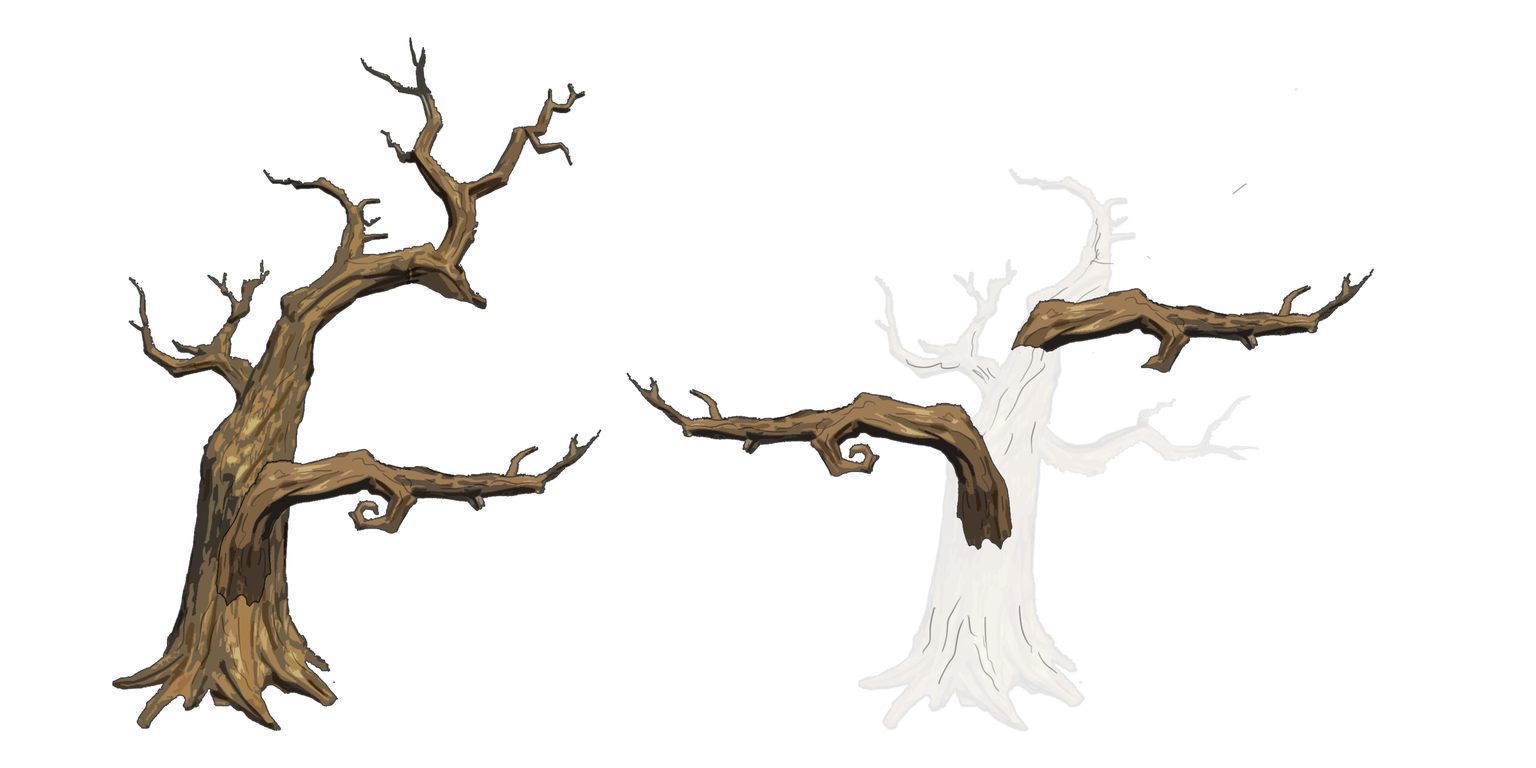
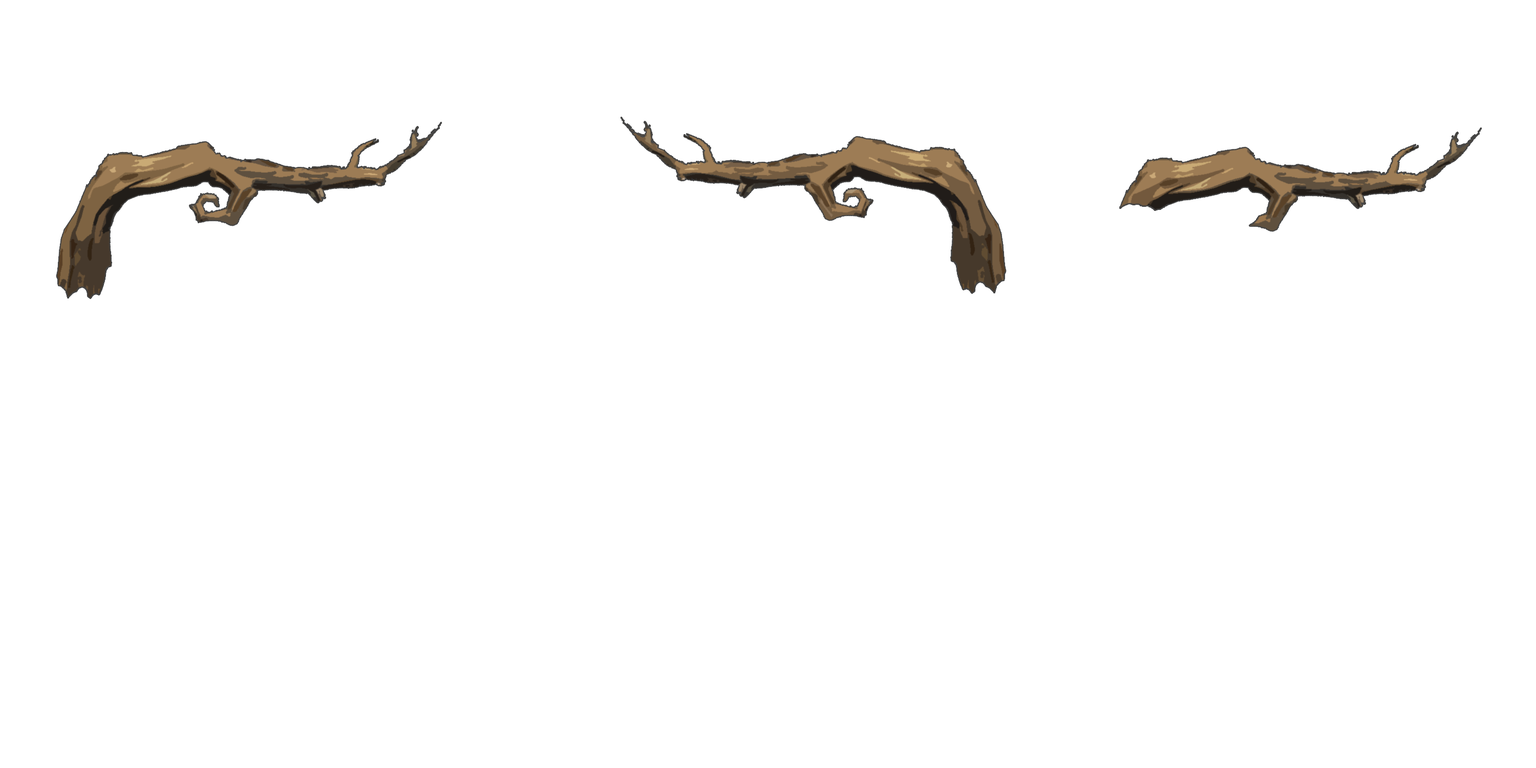
Layered file, before and after one edit (1536 × 768). Changes by layer:
added group "Grupo 3" with 3 layers above "Grupo 1 copia" over [56, 117, 1482, 299]
moved "Capa 2" (1st of 3, in "Grupo 3") into group "Grupo 3", painted on it over [1011, 127, 1482, 373]
moved "Capa 2" (2nd of 3, in "Grupo 3") into group "Grupo 3", painted on it over [56, 122, 601, 607]
moved "Capa 2" (3rd of 3, in "Grupo 3") into group "Grupo 3", painted on it over [621, 117, 1012, 550]
hid group "Grupo 1 copia" (6 layers) over [627, 88, 1374, 732]
hid group "Grupo 1" (3 layers) over [113, 37, 601, 731]
